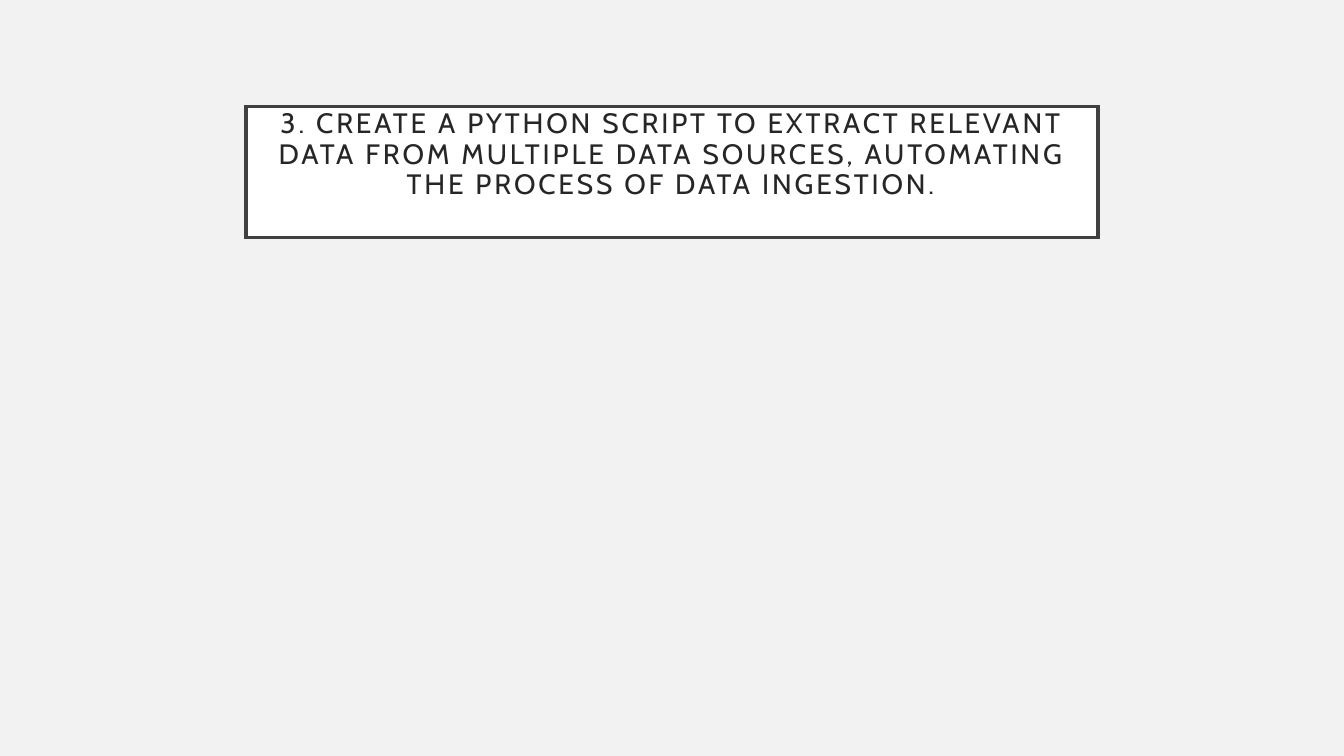
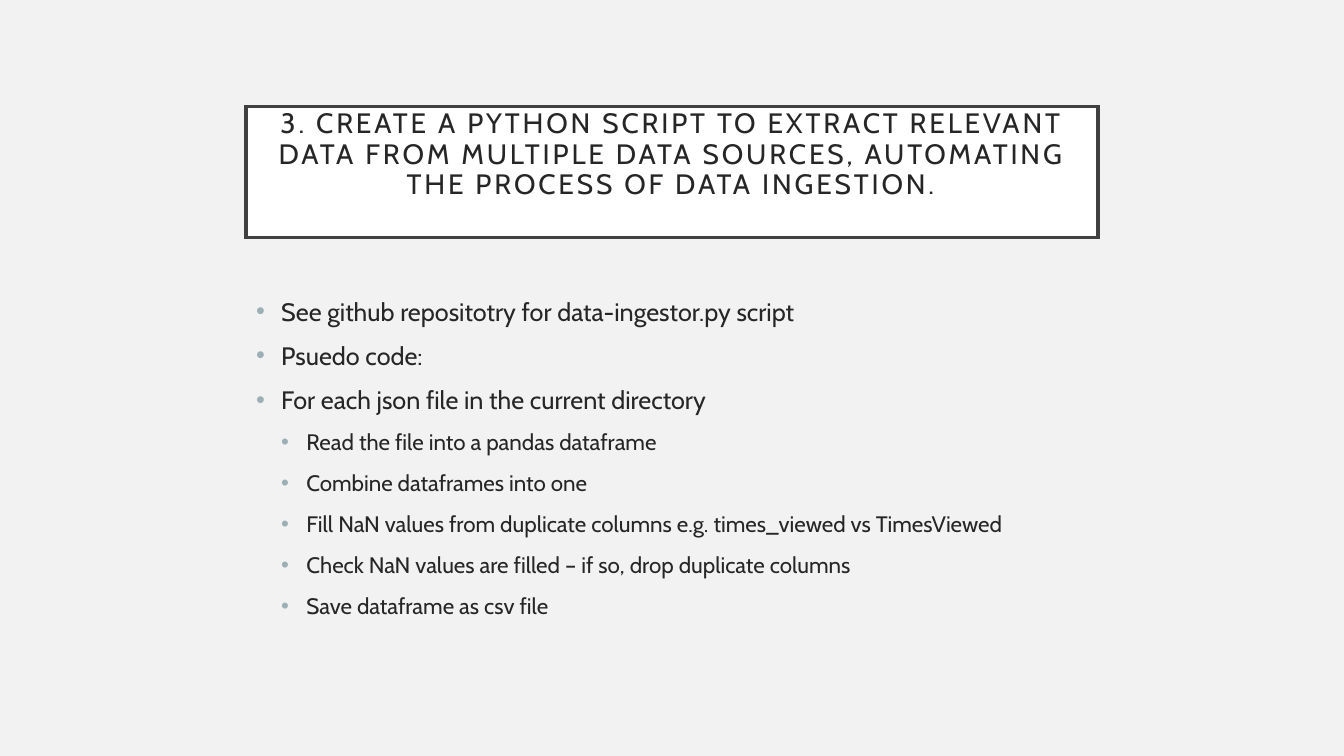
Before and after one commit to richardcure/capstone, a slide deck: slide 6 of Part 1 Data Investigation/AAVAiL Revenue Prediction - Data Investigation Summary.pptx. Drawn at 1344x756 pixels with LibreOffice and Linux fonts; fonts in the diff are those of the drawing. Boxes give left, top, right and bottom in pixels: in the first picture for what was removed or moved away, otherwise in the second. Text is boxed around its words. In the diff, an @@ line names an element or a change of style, - is before the commit and + after.

```diff
--- a/Part 1 Data Investigation/AAVAiL Revenue Prediction - Data Investigation Summary.pptx
+++ b/Part 1 Data Investigation/AAVAiL Revenue Prediction - Data Investigation Summary.pptx
@@ text added at (x1=281, y1=302, x2=1002, y2=615), 16 pt, text #262626 @@
+• See github repositotry for data-ingestor.py script
+• Psuedo code:
+• For each json file in the current directory
+  • Read the file into a pandas dataframe
+  • Combine dataframes into one
+  • Fill NaN values from duplicate columns e.g. times_viewed vs TimesViewed
+  • Check NaN values are filled – if so, drop duplicate columns
+  • Save dataframe as csv file
```
Also in this commit, not shown: 1 other file.
